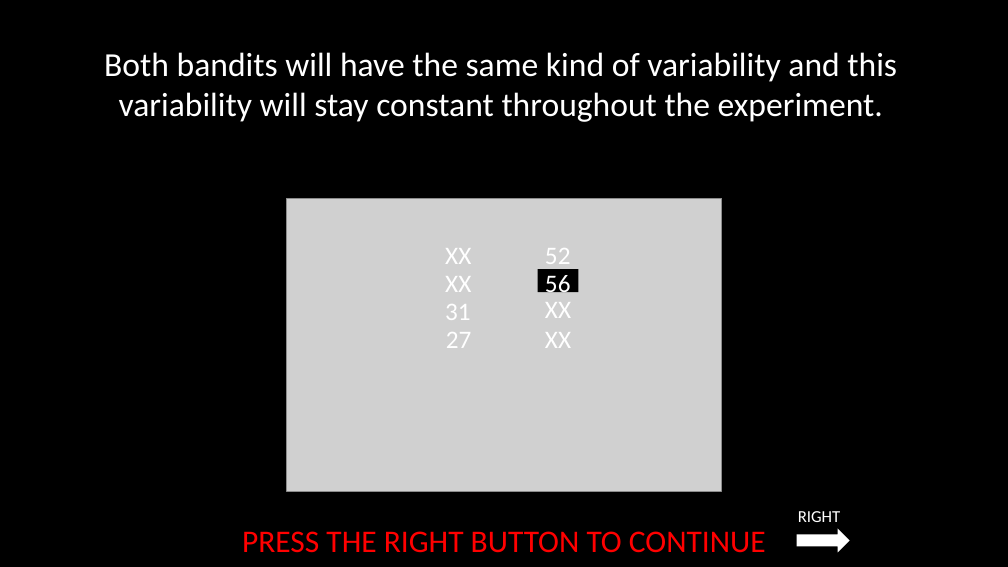
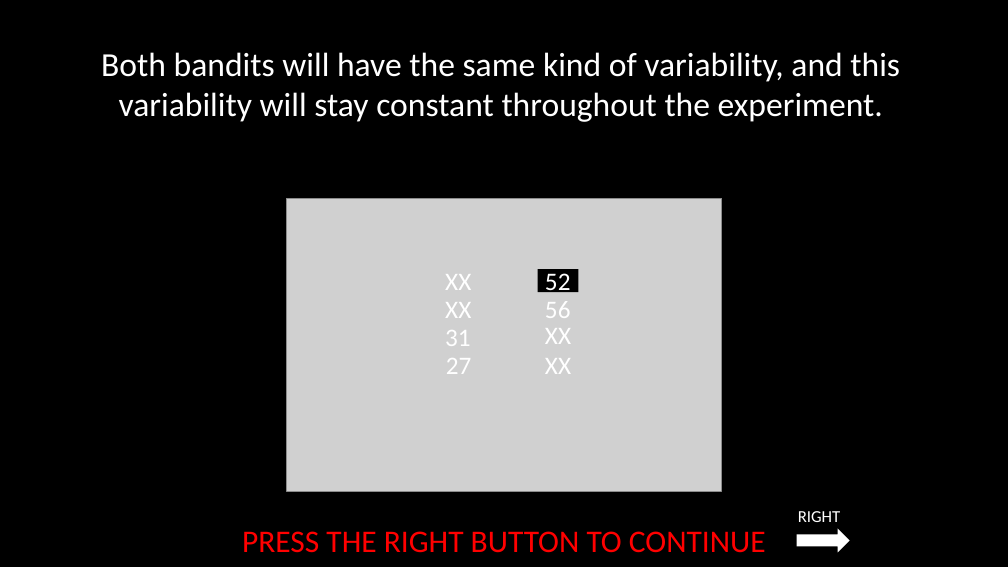
Before and after one commit to laureate-institute-for-brain-research/StimToolOnline, a slide deck: slide 12 of public/js/tasks/horizon/media/horizonInstructions.pptx. Drawn at 1008x567 pixels with LibreOffice and Linux fonts; fonts in the diff are those of the drawing; grey boxes stand for pictures. Boxes give left, top, right and bottom in pixels: in the first picture for what was removed or moved away, otherwise in the second. Text is boxed around its words. In the diff, an @@ line names an element or a change of style, - is before the commit and + after.

```diff
--- a/public/js/tasks/horizon/media/horizonInstructions.pptx
+++ b/public/js/tasks/horizon/media/horizonInstructions.pptx
@@ text at [101, 52, 900, 122]: text changed @@
-Both bandits will have the same kind of variability and this variability will stay constant throughout the experiment.
+Both bandits will have the same kind of variability, and this variability will stay constant throughout the experiment.
@@ 8 texts: place and size @@
-8 texts at [445, 248, 571, 348]
+8 texts at [445, 273, 571, 374]
```
Also in this commit, not shown: 16 other slides changed, 20 other files.
